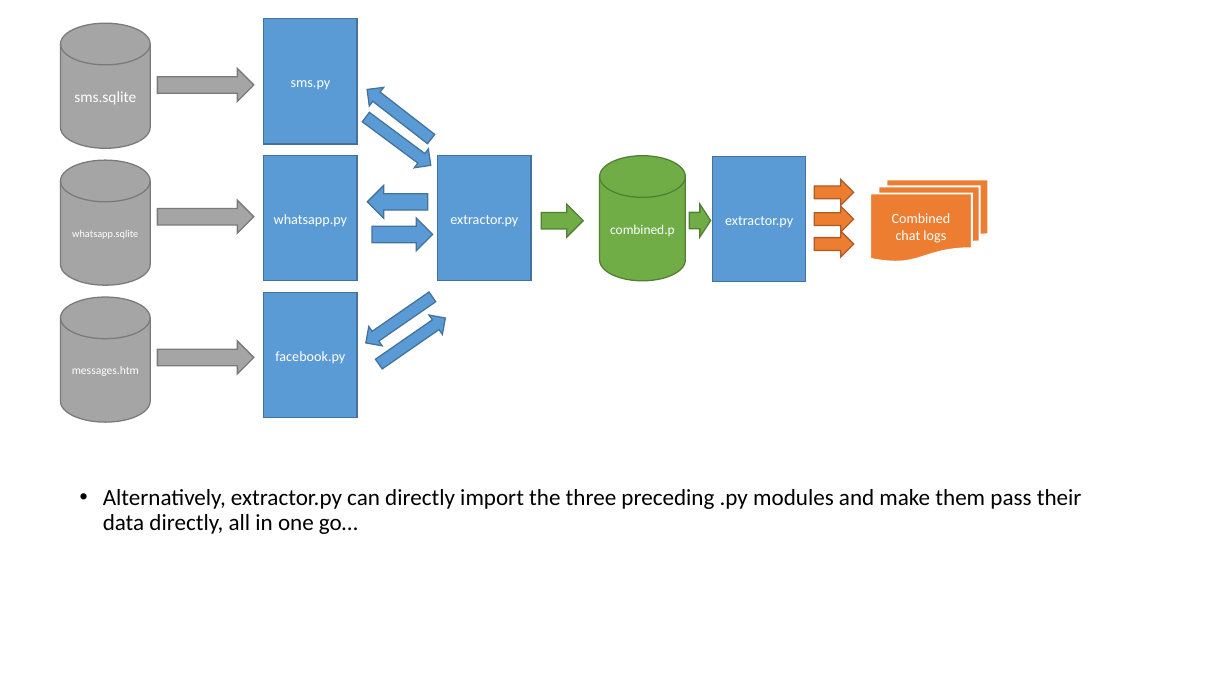
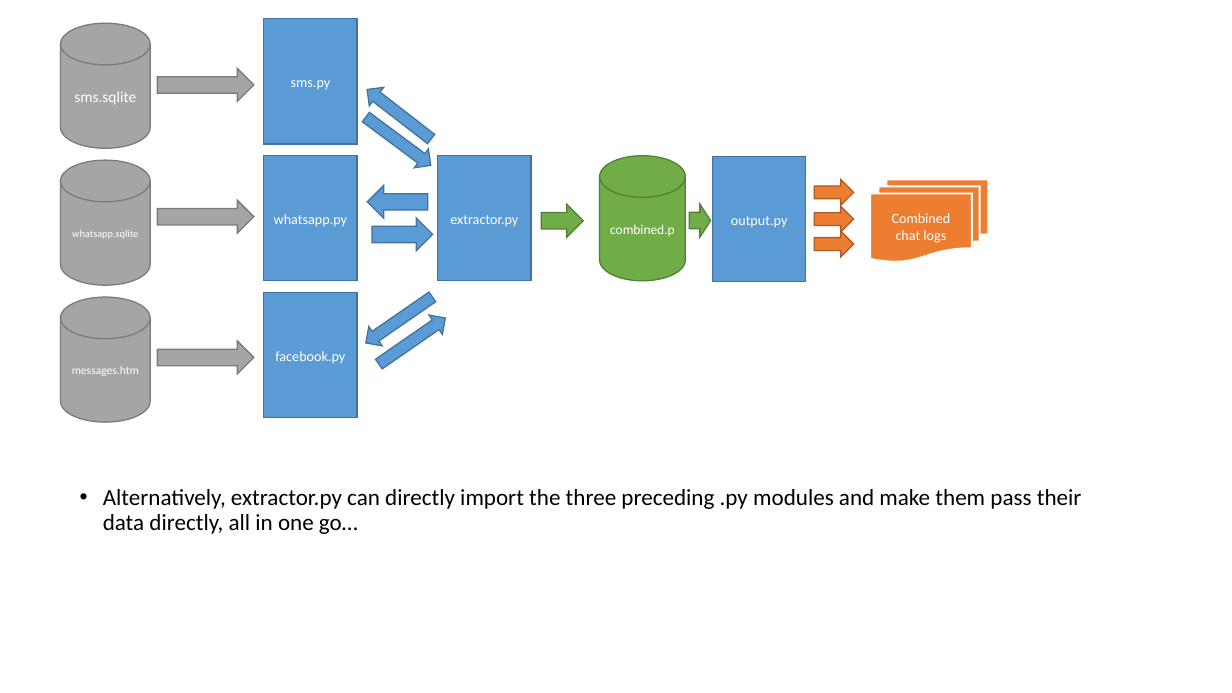
Before and after one commit to samirelanduk/pychats, a slide deck: slide 5 of How does this work.pptx. Drawn at 1232x693 pixels with LibreOffice and Linux fonts; fonts in the diff are those of the drawing. Boxes give left, top, right and bottom in pixels: in the first picture for what was removed or moved away, otherwise in the second. Text is boxed around its words. In the diff, an @@ line names an element or a change of style, - is before the commit and + after.

```diff
--- a/How does this work.pptx
+++ b/How does this work.pptx
@@ text in rectangle at box(731, 216, 788, 227): text changed @@
-extractor.py
+output.py
```
Also in this commit, not shown: 1 other slide changed.
